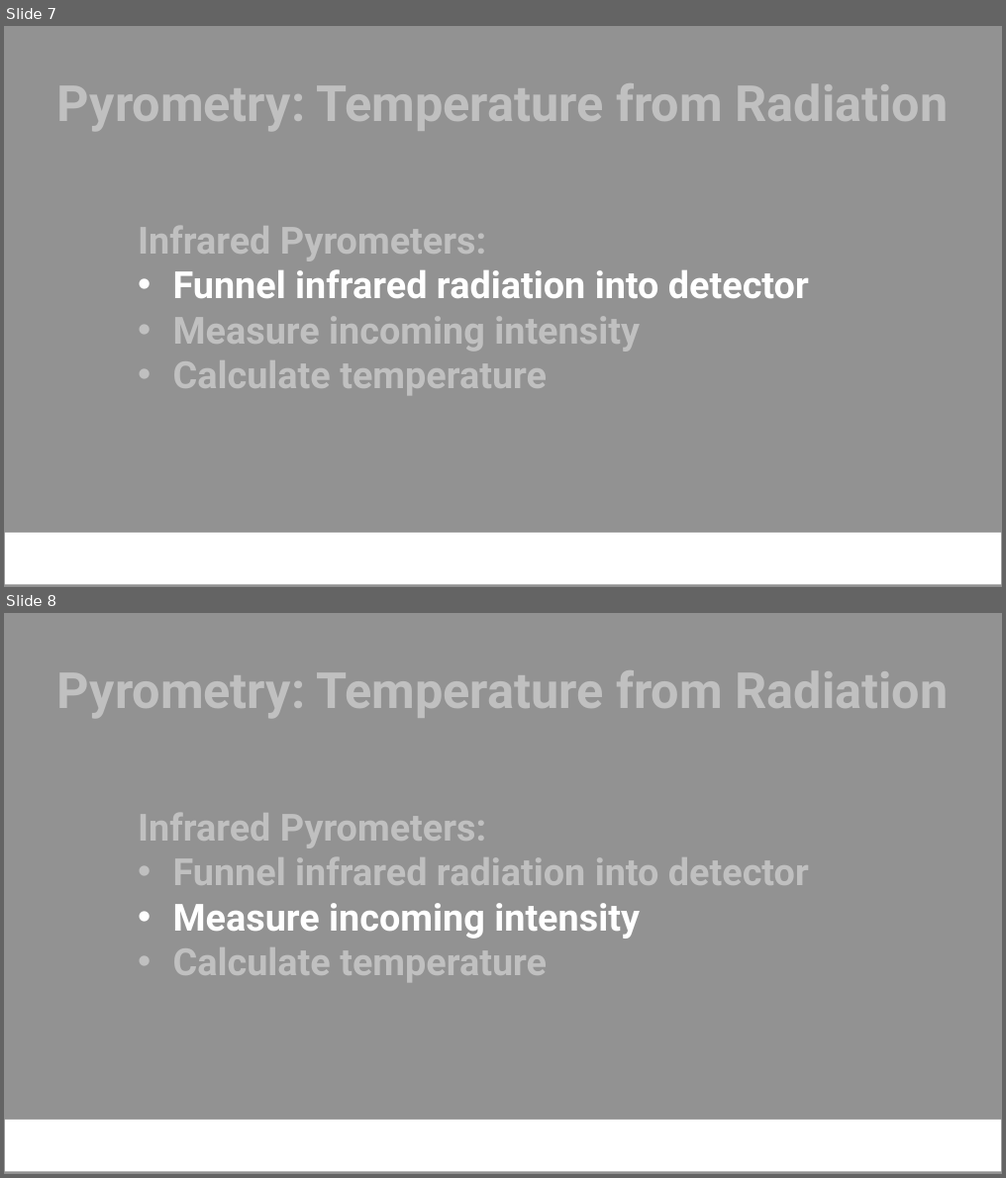
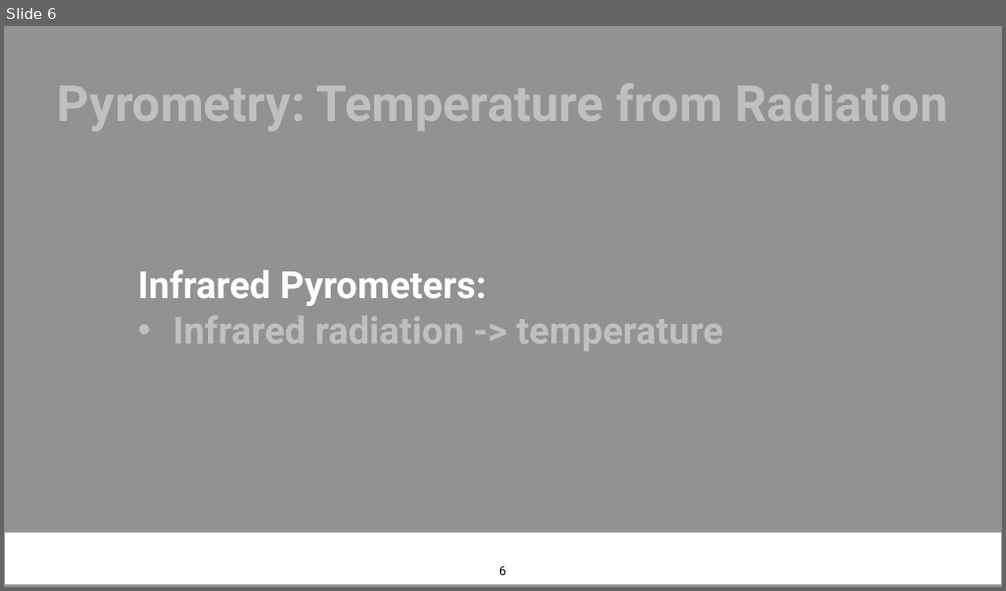
Before and after one commit to NamanJParikh/reu2024-hyperspectral-camera, a slide deck: presentation/REU Presentation (2024) template.pptx. Shown one above the other, each under a label of ours: slides 7 and 8 before the commit, slide 6 after it. The pictures are 1006x1178 and 1006x591 pixels, drawn with LibreOffice and Linux fonts; fonts in the diff are those of the drawing; background and template pictures are left out. Boxes give left, top, right and bottom in pixels: in the first picture for what was removed or moved away, otherwise in the second. Text is boxed around its words. In the diff, an @@ line names an element or a change of style, - is before the commit and + after.

```diff
--- a/presentation/REU Presentation (2024) template.pptx
+++ b/presentation/REU Presentation (2024) template.pptx
@@ slide 8 removed at (4, 613, 1002, 1174), background #929292; not listed: 1 template element that a slide beside it also shows @@
@@ text removed at (57, 670, 947, 718) @@
-Pyrometry: Temperature from Radiation
@@ text removed at (138, 813, 809, 982) @@
-Infrared Pyrometers:
-• Funnel infrared radiation into detector
-• Measure incoming intensity
-• Calculate temperature
@@ what was slide 7 is now slide 6 @@
@@ slide 6 changed as well @@
@@ text "Infrared Pyrometers:": place and size @@
-text "Infrared Pyrometers:" at (138, 226, 809, 395)
+text "Infrared Pyrometers:" at (138, 270, 724, 351)
@@ text at (138, 270, 486, 306): text colour #C0C0C0 to #FFFFFF in "Infrared Pyrometers:" @@
@@ text at (173, 316, 724, 351): text changed @@
-• Funnel infrared radiation into detector
-• Measure incoming intensity
-• Calculate temperature
+• Infrared radiation -> temperature
@@ page number added at (499, 567, 506, 575), 24 pt, text #000000 @@
+6
```
Also in this commit, not shown: 17 other slides changed, 6 slides added, 2 other slides removed.
